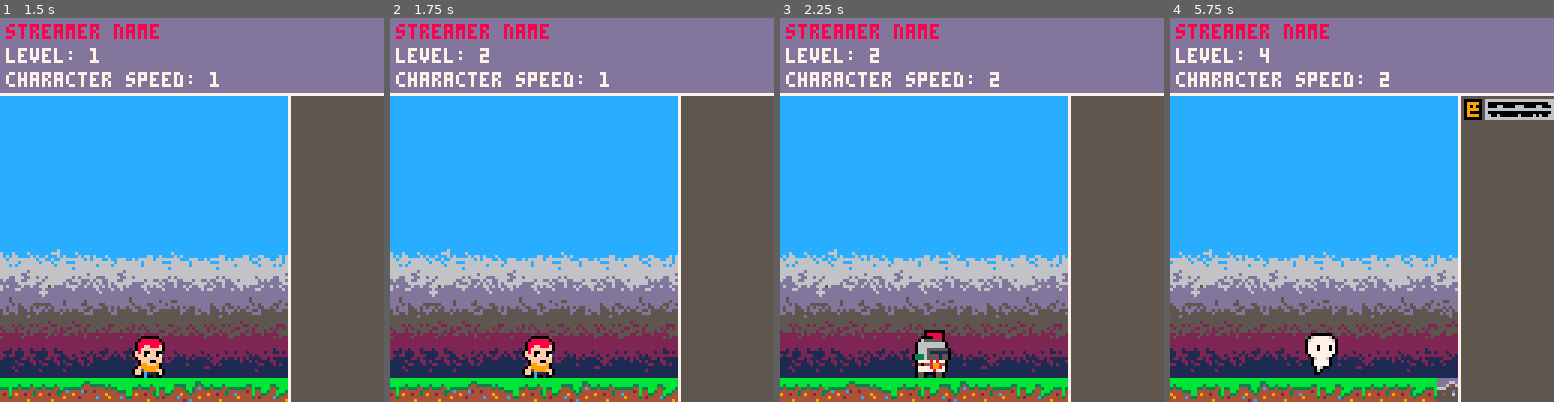
Above: before the commit, frames 1-4 (left to right).
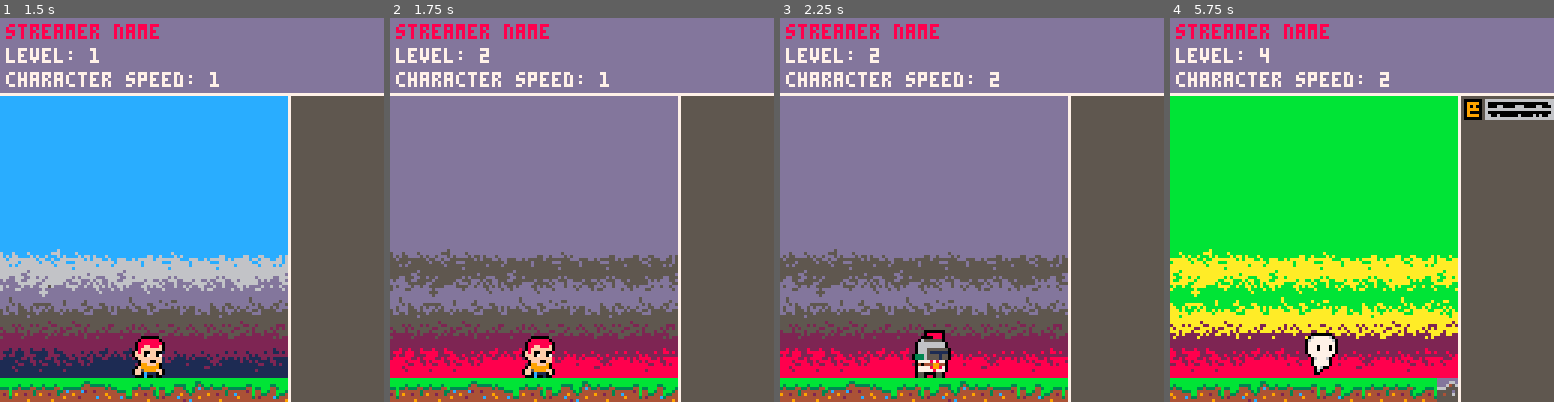
Above: after the commit, the same moments.

Repository: PxPerfectMike/idlejam
Game: PICO-8 cartridge idlejam.p8
Two runs of this game, one before a commit and one after it. Both use one fixed random seed, a clock stepped at 60 frames per second and the inputs below.
Inputs:
- Up to frame 1 (1.5 s): no input
- Up to frame 2 (1.75 s): hold Right from 1.6 s (still down)
- Up to frame 3 (2.25 s): release Right at 2.1 s; hold Up from 2.15 s (still down)
- Up to frame 4 (5.75 s): release Up at 2.42 s; hold Right 2.47-3.03 s; hold Left 3.08-3.58 s; hold Down 3.63-3.97 s; hold Right 4.02-4.68 s; hold Up 4.73-5.03 s; hold Left 5.08-5.68 s; hold Down from 5.73 s (still down)

Frame 1 is identical in both runs. In frame 2, 40% of the frame differs, in the area x 0-75%, y 20-94%; in frame 3, 40%; in frame 4, 50%.

Commit message:
fix lag issue with bg color transition

Diff:
--- a/main.lua
+++ b/main.lua
@@ -5,6 +5,7 @@
 chat_spawn_interval = 1 -- in seconds
 chat_spawn_chance = 0.2 -- percentage chance to spawn a chat
 max_chat_count = 14
+
 -- table to hold chat sprites
 chat_entities = {}
 function move_chat_down()
@@ -13,9 +14,10 @@
         entity.message.y += 8 -- adjust this value to control how much messages move down
     end
 end
+
 -- working chat stuff
 chat_frames = { 80, 81, 82, 83, 84, 85, 86, 87 }
-chat_messages = { 208, 211 }
+chat_messages = { 232, 235 }
 
 -- make chat head table
 chat_table = { frames = chat_frames }
@@ -38,6 +40,8 @@
 end
 
 function _init()
+    bg_transition_needed = true
+
     if not mathtest then
         cls()
         sky_speed = 0.3 -- initial sky speed
@@ -63,12 +67,57 @@
     end
 end
 
+function change_bg_color(old_color, new_color, startX, startY, endX, endY)
+    for y = startY, endY do
+        for x = startX, endX do
+            local pixel_color = sget(x, y)
+            if pixel_color == old_color then
+                sset(x, y, new_color)
+            end
+        end
+    end
+end
+
+function bg_transition()
+    -- Return immediately if no transition is needed
+    if not bg_transition_needed then
+        return
+    end
+
+
+    -- Change the background color based on the level (current color, new color, start x, start y, end x, end y)
+    if level == 2 then
+        change_bg_color(12, 13, 0, 48, 63, 104)
+        change_bg_color(6, 5, 0, 48, 63, 104)
+        change_bg_color(1, 8, 0, 48, 63, 104)
+    end
+
+    if level == 3 then
+        change_bg_color(13, 11, 0, 48, 63, 104)
+        change_bg_color(5, 10, 0, 48, 63, 104)
+        change_bg_color(1, 8, 0, 48, 63, 104)
+    end
+
+    -- Reset the flag
+    bg_transition_needed = false
+end
+
+prev_level = 1 -- Initialize this with your initial level
+
 function _update()
     if not mathtest then
         character_switch()
         speed_switch()
         animation(character_table[level].frames, speed)
     end
+
+    if level ~= prev_level then
+        -- Indicate that a background transition is needed
+        bg_transition_needed = true
+        prev_level = level
+    end
+
+    bg_transition()
 
     -- Increase timer by frame duration
     chat_spawn_timer += 1 / 30
Not shown, changed: 31 lines of the sprite sheet (__gfx__) section of idlejam.p8
Not shown, changed: spritesheet.png
Not shown, added: spritesheetold.png
